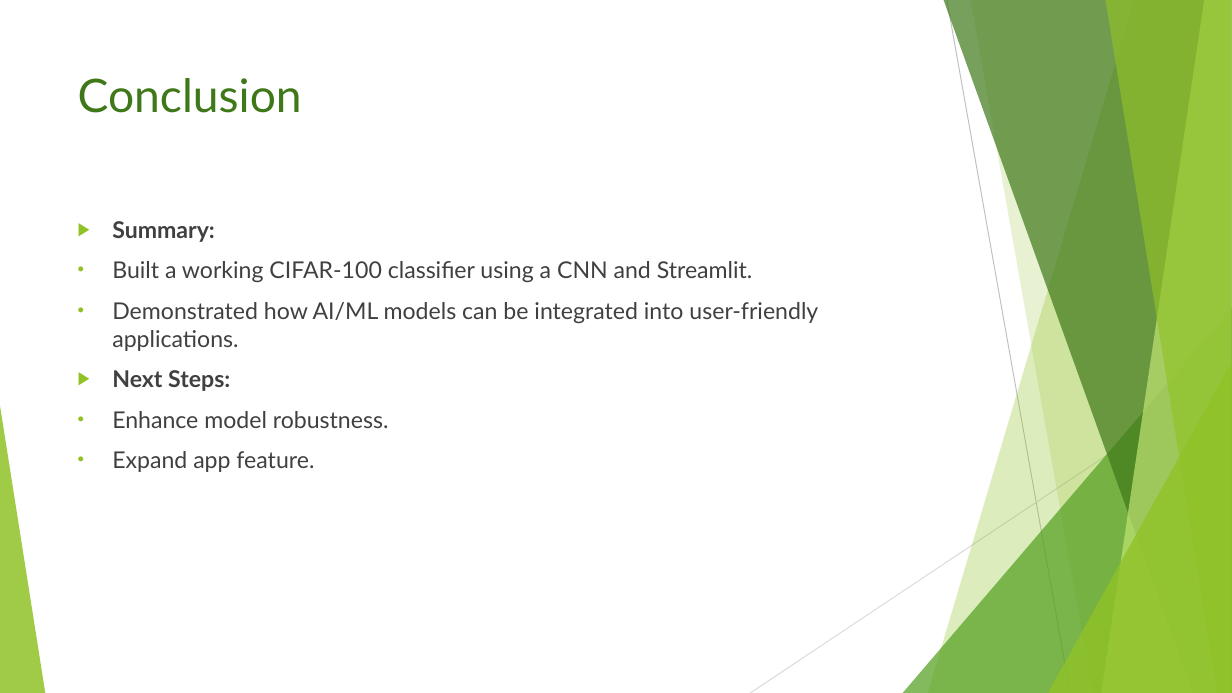
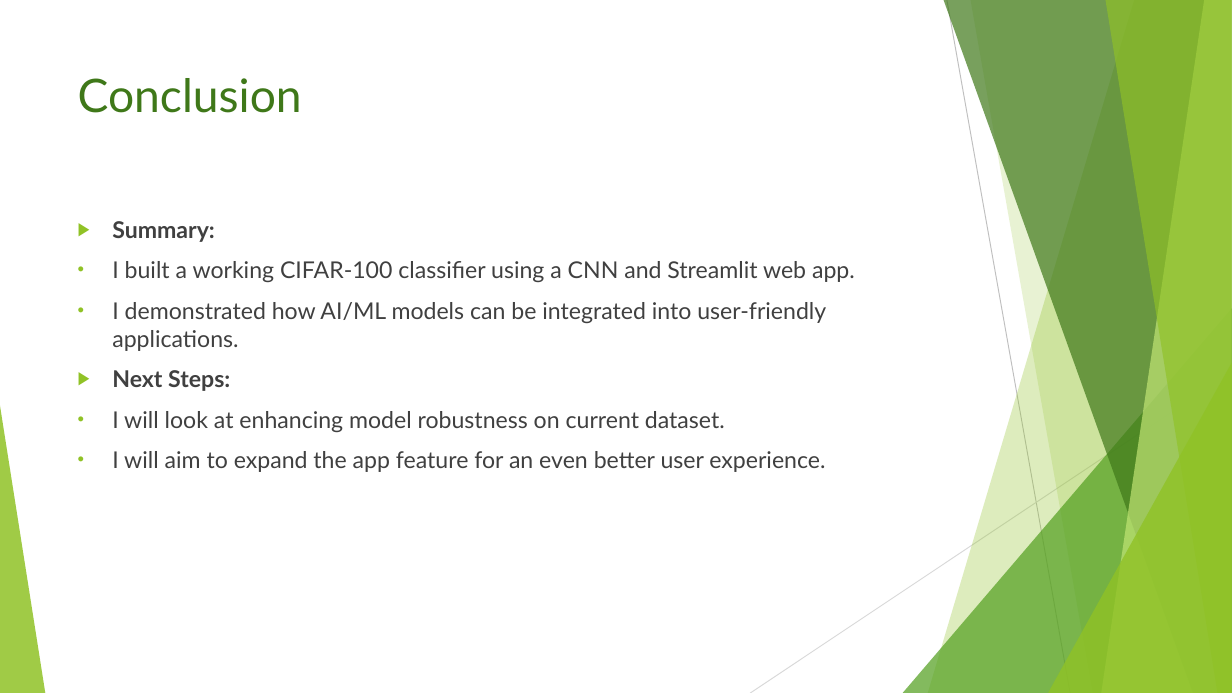
Before and after one commit to georgesylva1/3Signet-Image-classification-task, a slide deck: slide 12 of George Sylva CIFAR-100 Image Classification Web App.pptx. Drawn at 1232x693 pixels with LibreOffice and Linux fonts; fonts in the diff are those of the drawing. Boxes give left, top, right and bottom in pixels: in the first picture for what was removed or moved away, otherwise in the second. Text is boxed around its words. In the diff, an @@ line names an element or a change of style, - is before the commit and + after.

```diff
--- a/George Sylva CIFAR-100 Image Classification Web App.pptx
+++ b/George Sylva CIFAR-100 Image Classification Web App.pptx
@@ text at box(112, 261, 855, 351): text changed @@
-• Built a working CIFAR-100 classifier using a CNN and Streamlit.
-• Demonstrated how AI/ML models can be integrated into user-friendly applications.
+• I built a working CIFAR-100 classifier using a CNN and Streamlit web app.
+• I demonstrated how AI/ML models can be integrated into user-friendly applications.
@@ text at box(112, 411, 825, 472): text changed @@
-• Enhance model robustness.
-• Expand app feature.
+• I will look at enhancing model robustness on current dataset.
+• I will aim to expand the app feature for an even better user experience.
```
